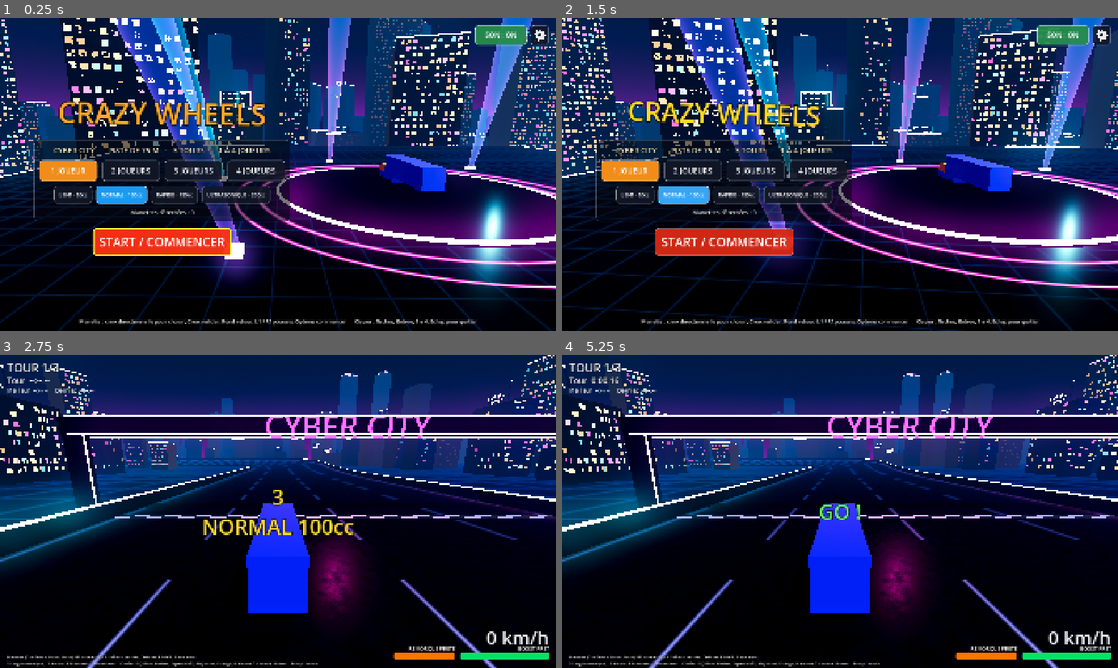
Above: before the commit, frames 1-4 (two rows, left to right).
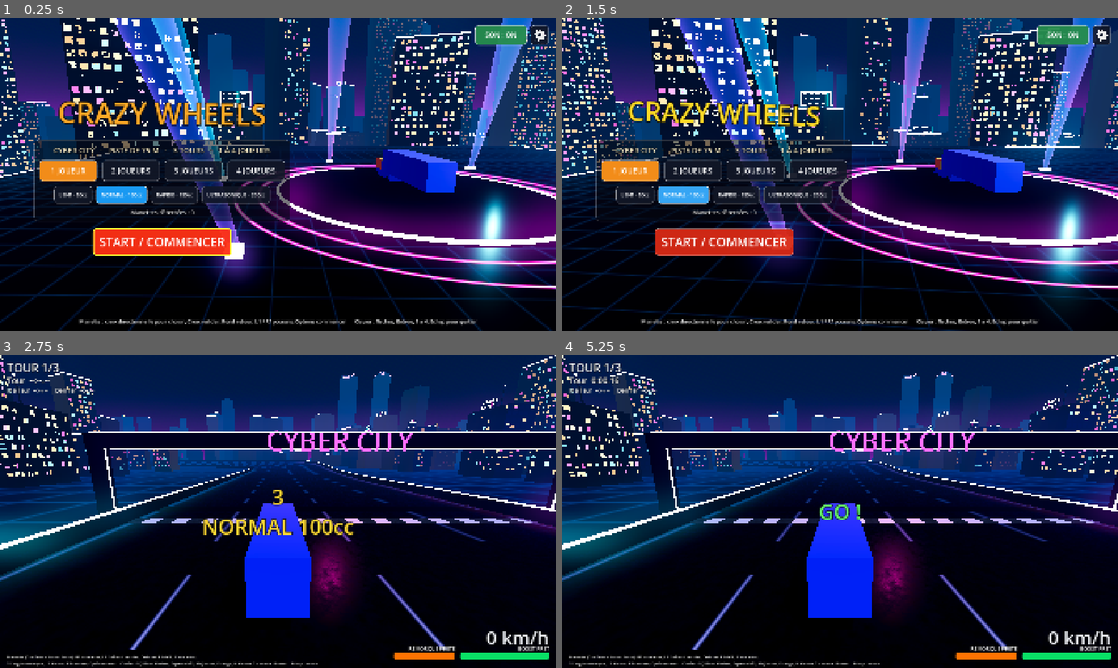
Above: after the commit, the same moments.

Repository: Shoz567/course-camions
Game: Godot game, scene res://ui/main_menu.tscn
The game is run twice, just before and just after one commit, with the same random seed, the same clock (stepped at 60 frames per second) and the same inputs.
Inputs (mouse positions are in pixels of both pictures, inside the frame that each line leads up to):
- Up to frame 1 (0.25 s): no input
- Up to frame 2 (1.5 s): click "NORMAL · 100cc" at 0.5 s; click "NORMAL · 100cc" at 1.25 s
- Up to frame 3 (2.75 s): click "START / COMMENCER" at 2 s
- Up to frame 4 (5.25 s): tap Enter (ui_accept) at 2.75, 3.02, 4.25, 5 s; move the mouse to (962, 495) at 2.77 s; hold D 2.78-3.5 s; tap Space at 2.85 s; click (962, 495) at 2.92 s; drag from (728, 527) to (812, 574) at 3.52 s; move the mouse to (895, 442) at 4.27 s; hold D 4.28-5 s; tap Shift at 4.35 s; drag from (812, 574) to (673, 464) at 5.02 s

The runs differ from the first frame. In frame 1, 0.8% of the frame differs, in the area x 67-83%, y 42-56%; in frame 2, 0.9%; in frame 3, 25%; in frame 4, 26%, in the area x 0-100%, y 0-100%.

Commit message:
vehicule: agrandit les camions de 20 %
Decision du 2026-09-30 : des camions imposants sur la piste de 75 m.
TruckSpec.SCALE = 1,2 ; toutes les cotes du contrat en derivent
(ancrages, roues, debattement, caisses de collision, sellette, centre
de masse) et truck.tscn est aux memes valeurs (truck_scene_test).
Ensemble de 19,7 m. Masse, inertie imposee et reglages inchanges :
metriques de baseline.json identiques a 1 % pres.

Suites : modele ajuste a la nouvelle longueur, camera de poursuite a
28 m (au-dela de la remorque de 16 m), vue cabine, flammes de boost et
showroom a l'echelle ; amortissement de suspension 0,45 -> 0,5 pour
rester stabilise en moins de 60 ticks apres une chute de 2 m
(CLAUDE.md §10). track_01_lap_test : distance camera bornee a 35 m.
VEHICLE_SPEC mis a jour.

Co-Authored-By: Claude Opus 5.5 <noreply@anthropic.com>

Diff:
--- a/game/gameplay/chase_camera.gd
+++ b/game/gameplay/chase_camera.gd
@@ -20,9 +20,9 @@
 
 @export var target: Truck
 ## Distance au pivot, et hauteur du pivot au-dessus du camion.
-## Recul depuis le tracteur : au-dela de la semi-remorque (arriere a 13,4 m).
-@export var distance: float = 24.0
-@export var focus_height: float = 4.0
+## Recul depuis le tracteur : au-dela de la semi-remorque (arriere a 16,1 m).
+@export var distance: float = 28.0
+@export var focus_height: float = 4.8
 ## Plongee de la camera (deg) : assez pour voir par-dessus l'aileron (5,6 m).
 @export var pitch_deg: float = 13.0
 ## Amortissements (1/s) : plus grand = plus raide.
@@ -42,7 +42,7 @@
 @export_group("Vue cabine")
 ## Position de l'oeil dans le repere du camion : dans la cabine, derriere le
 ## pare-brise (cabine de collision : z de -2,9 a -0,7, haut a 3,15 m).
-@export var cockpit_offset: Vector3 = Vector3(0.0, 2.85, -1.8)
+@export var cockpit_offset: Vector3 = Vector3(0.0, 3.42, -2.16)
 @export var cockpit_fov: float = 78.0
 ## Amortissement de l'orientation (1/s) : suit le camion sans les secousses.
 @export var cockpit_damping: float = 18.0
--- a/game/tests/scenes/track_01_lap_test.gd
+++ b/game/tests/scenes/track_01_lap_test.gd
@@ -14,8 +14,8 @@
 ##     jamais MAUVAIS SENS.
 ## Camera :
 ##   - jamais masquee : aucun obstacle entre son pivot et elle ;
-##   - toujours a bonne distance du camion (3 a 30 m : recul au-dela de la
-##     semi-remorque) ;
+##   - toujours a bonne distance du camion (3 a 35 m : recul au-dela de la
+##     semi-remorque de 16 m) ;
 ##   - ne tremble pas : le tremblement est la part HAUTE FREQUENCE de la
 ##     hauteur (ecart a une moyenne glissante de 15 ticks, soit ce qui depasse
 ##     ~4 Hz : pompage, bosses, chocs de reception). Celle de la camera doit
@@ -164,7 +164,7 @@
 			_race_laps[0], _lap_end - 1, 60)
 	check("RaceLaps : jamais MAUVAIS SENS", not _wrong_way)
 	check("camera jamais masquee par la piste", _occluded == 0, "ticks=%d" % _occluded)
-	check("camera a bonne distance (3 .. 30 m)", _cam_dist_min >= 3.0 and _cam_dist_max <= 30.0,
+	check("camera a bonne distance (3 .. 35 m)", _cam_dist_min >= 3.0 and _cam_dist_max <= 35.0,
 		"min=%.1f max=%.1f" % [_cam_dist_min, _cam_dist_max])
 	var hf_truck := high_frequency_rms(_truck_y, 7)
 	var hf_cam := high_frequency_rms(_cam_y, 7)
--- a/game/ui/showroom.gd
+++ b/game/ui/showroom.gd
@@ -11,9 +11,9 @@
 const PLATE_RADIUS := 20.0
 const PLATE_TOP := 0.5
 ## Ecart lateral entre deux camions exposes.
-const SLOT_SPACING := 7.2
+const SLOT_SPACING := 8.0
 ## Centre de l'ensemble semi-remorque (le tracteur est a l'avant, en -Z).
-const RIG_CENTER_Z := 5.3
+const RIG_CENTER_Z := 6.3
 
 @export var turn_speed: float = 0.12        # rad/s
 @export var city_seed: int = 11
--- a/game/vehicles/default_vehicle.tres
+++ b/game/vehicles/default_vehicle.tres
@@ -5,7 +5,7 @@
 [resource]
 script = ExtResource("1")
 suspension_frequency_hz = 1.6
-suspension_damping_ratio = 0.45
+suspension_damping_ratio = 0.5
 inertia_pitch_kgm2 = 19989.0
 inertia_yaw_kgm2 = 16450.0
 inertia_roll_kgm2 = 8338.0
--- a/game/vehicles/truck.tscn
+++ b/game/vehicles/truck.tscn
@@ -10,13 +10,13 @@
 [ext_resource type="Script" path="res://vehicles/truck_vfx.gd" id="8"]
 
 [sub_resource type="BoxShape3D" id="shape_chassis"]
-size = Vector3(2.4, 1, 5.8)
+size = Vector3(2.88, 1.2, 6.96)
 
 [sub_resource type="BoxShape3D" id="shape_cab"]
-size = Vector3(2.4, 1.4, 2.2)
+size = Vector3(2.88, 1.68, 2.64)
 
 [sub_resource type="BoxShape3D" id="shape_trailer"]
-size = Vector3(3, 3.1, 13)
+size = Vector3(3.6, 3.72, 15.6)
 
 [sub_resource type="StandardMaterial3D" id="mat_body"]
 albedo_color = Color(0.85, 0.3, 0.1, 1)
@@ -29,24 +29,24 @@
 
 [sub_resource type="BoxMesh" id="mesh_chassis"]
 material = SubResource("mat_body")
-size = Vector3(2.4, 1, 5.8)
+size = Vector3(2.88, 1.2, 6.96)
 
 [sub_resource type="BoxMesh" id="mesh_cab"]
 material = SubResource("mat_cab")
-size = Vector3(2.4, 1.4, 2.2)
+size = Vector3(2.88, 1.68, 2.64)
 
 [sub_resource type="StandardMaterial3D" id="mat_trailer"]
 albedo_color = Color(0.82, 0.84, 0.88, 1)
 
 [sub_resource type="BoxMesh" id="mesh_trailer"]
 material = SubResource("mat_trailer")
-size = Vector3(3, 3.1, 13)
+size = Vector3(3.6, 3.72, 15.6)
 
 [sub_resource type="CylinderMesh" id="mesh_wheel"]
 material = SubResource("mat_wheel")
-top_radius = 0.55
-bottom_radius = 0.55
-height = 0.4
+top_radius = 0.66
+bottom_radius = 0.66
+height = 0.48
 radial_segments = 24
 
 [node name="Truck" type="RigidBody3D"]
@@ -54,7 +54,7 @@
 collision_mask = 3
 mass = 5000.0
 center_of_mass_mode = 1
-center_of_mass = Vector3(0, 0.8, -0.3)
+center_of_mass = Vector3(0, 0.96, -0.36)
 can_sleep = false
 continuous_cd = true
 contact_monitor = true
@@ -64,35 +64,35 @@
 tuning = ExtResource("2")
 
 [node name="Chassis" type="CollisionShape3D" parent="."]
-transform = Transform3D(1, 0, 0, 0, 1, 0, 0, 0, 1, 0, 1.25, 0)
+transform = Transform3D(1, 0, 0, 0, 1, 0, 0, 0, 1, 0, 1.5, 0)
 shape = SubResource("shape_chassis")
 
 [node name="Cab" type="CollisionShape3D" parent="."]
-transform = Transform3D(1, 0, 0, 0, 1, 0, 0, 0, 1, 0, 2.45, -1.8)
+transform = Transform3D(1, 0, 0, 0, 1, 0, 0, 0, 1, 0, 2.94, -2.16)
 shape = SubResource("shape_cab")
 
 [node name="Trailer" type="CollisionShape3D" parent="."]
-transform = Transform3D(1, 0, 0, 0, 1, 0, 0, 0, 1, 0, 3.35, 6.9)
+transform = Transform3D(1, 0, 0, 0, 1, 0, 0, 0, 1, 0, 4.02, 8.28)
 shape = SubResource("shape_trailer")
 
 [node name="Probe_FL" type="RayCast3D" parent="."]
-transform = Transform3D(1, 0, 0, 0, 1, 0, 0, 0, 1, -1.05, 1, -1.9)
-target_position = Vector3(0, -1.15, 0)
+transform = Transform3D(1, 0, 0, 0, 1, 0, 0, 0, 1, -1.26, 1.2, -2.28)
+target_position = Vector3(0, -1.38, 0)
 script = ExtResource("3")
 
 [node name="Probe_FR" type="RayCast3D" parent="."]
-transform = Transform3D(1, 0, 0, 0, 1, 0, 0, 0, 1, 1.05, 1, -1.9)
-target_position = Vector3(0, -1.15, 0)
+transform = Transform3D(1, 0, 0, 0, 1, 0, 0, 0, 1, 1.26, 1.2, -2.28)
+target_position = Vector3(0, -1.38, 0)
 script = ExtResource("3")
 
 [node name="Probe_RL" type="RayCast3D" parent="."]
-transform = Transform3D(1, 0, 0, 0, 1, 0, 0, 0, 1, -1.05, 1, 1.9)
-target_position = Vector3(0, -1.15, 0)
+transform = Transform3D(1, 0, 0, 0, 1, 0, 0, 0, 1, -1.26, 1.2, 2.28)
+target_position = Vector3(0, -1.38, 0)
 script = ExtResource("3")
 
 [node name="Probe_RR" type="RayCast3D" parent="."]
-transform = Transform3D(1, 0, 0, 0, 1, 0, 0, 0, 1, 1.05, 1, 1.9)
-target_position = Vector3(0, -1.15, 0)
+transform = Transform3D(1, 0, 0, 0, 1, 0, 0, 0, 1, 1.26, 1.2, 2.28)
+target_position = Vector3(0, -1.38, 0)
 script = ExtResource("3")
 
 [node name="Visual" type="Node3D" parent="."]
@@ -101,49 +101,49 @@
 [node name="Body" type="Node3D" parent="Visual"]
 
 [node name="ChassisMesh" type="MeshInstance3D" parent="Visual/Body"]
-transform = Transform3D(1, 0, 0, 0, 1, 0, 0, 0, 1, 0, 1.25, 0)
+transform = Transform3D(1, 0, 0, 0, 1, 0, 0, 0, 1, 0, 1.5, 0)
 mesh = SubResource("mesh_chassis")
 
 [node name="CabMesh" type="MeshInstance3D" parent="Visual/Body"]
-transform = Transform3D(1, 0, 0, 0, 1, 0, 0, 0, 1, 0, 2.45, -1.8)
+transform = Transform3D(1, 0, 0, 0, 1, 0, 0, 0, 1, 0, 2.94, -2.16)
 mesh = SubResource("mesh_cab")
 
 [node name="TrailerPivot" type="Node3D" parent="Visual"]
-transform = Transform3D(1, 0, 0, 0, 1, 0, 0, 0, 1, 0, 1.8, 1.2)
+transform = Transform3D(1, 0, 0, 0, 1, 0, 0, 0, 1, 0, 2.16, 1.44)
 
 [node name="TrailerMesh" type="MeshInstance3D" parent="Visual/TrailerPivot"]
-transform = Transform3D(1, 0, 0, 0, 1, 0, 0, 0, 1, 0, 1.55, 5.7)
+transform = Transform3D(1, 0, 0, 0, 1, 0, 0, 0, 1, 0, 1.86, 6.84)
 mesh = SubResource("mesh_trailer")
 
 [node name="Wheel_FL" type="MeshInstance3D" parent="Visual"]
-transform = Transform3D(0, -1, 0, 1, 0, 0, 0, 0, 1, -1.05, 0.55, -1.9)
+transform = Transform3D(0, -1, 0, 1, 0, 0, 0, 0, 1, -1.26, 0.66, -2.28)
 mesh = SubResource("mesh_wheel")
 
 [node name="Wheel_FR" type="MeshInstance3D" parent="Visual"]
-transform = Transform3D(0, -1, 0, 1, 0, 0, 0, 0, 1, 1.05, 0.55, -1.9)
+transform = Transform3D(0, -1, 0, 1, 0, 0, 0, 0, 1, 1.26, 0.66, -2.28)
 mesh = SubResource("mesh_wheel")
 
 [node name="Wheel_RL" type="MeshInstance3D" parent="Visual"]
-transform = Transform3D(0, -1, 0, 1, 0, 0, 0, 0, 1, -1.05, 0.55, 1.9)
+transform = Transform3D(0, -1, 0, 1, 0, 0, 0, 0, 1, -1.26, 0.66, 2.28)
 mesh = SubResource("mesh_wheel")
 
 [node name="Wheel_RR" type="MeshInstance3D" parent="Visual"]
-transform = Transform3D(0, -1, 0, 1, 0, 0, 0, 0, 1, 1.05, 0.55, 1.9)
+transform = Transform3D(0, -1, 0, 1, 0, 0, 0, 0, 1, 1.26, 0.66, 2.28)
 mesh = SubResource("mesh_wheel")
 
 [node name="Horn" type="AudioStreamPlayer3D" parent="."]
-transform = Transform3D(1, 0, 0, 0, 1, 0, 0, 0, 1, 0, 3.2, -2.5)
+transform = Transform3D(1, 0, 0, 0, 1, 0, 0, 0, 1, 0, 3.84, -3)
 script = ExtResource("5")
 
 [node name="BoostSound" type="AudioStreamPlayer3D" parent="."]
-transform = Transform3D(1, 0, 0, 0, 1, 0, 0, 0, 1, 0, 2, 2)
+transform = Transform3D(1, 0, 0, 0, 1, 0, 0, 0, 1, 0, 2.4, 2.4)
 script = ExtResource("6")
 
 [node name="Cargo" type="Node" parent="."]
 script = ExtResource("7")
 
 [node name="Headlights" type="SpotLight3D" parent="."]
-transform = Transform3D(1, 0, 0, 0, 0.990268, 0.139173, 0, -0.139173, 0.990268, 0, 1.4, -3.3)
+transform = Transform3D(1, 0, 0, 0, 0.990268, 0.139173, 0, -0.139173, 0.990268, 0, 1.68, -3.96)
 light_color = Color(1, 0.94, 0.85, 1)
 light_energy = 3.0
 spot_range = 55.0
--- a/game/vehicles/truck_spec.gd
+++ b/game/vehicles/truck_spec.gd
@@ -6,36 +6,40 @@
 ## le meme commit (CLAUDE.md §8). truck_scene_test verifie que truck.tscn s'y
 ## conforme.
 
-# §2 Gabarit, §3 centre de masse
+# §2 Gabarit : camions agrandis de 20 % (decision du 2026-09-30, presence sur
+# la piste de 75 m). Toutes les cotes ci-dessous sont les cotes de base x SCALE.
+const SCALE := 1.2
+
+# §3 centre de masse (masse inchangee)
 const MASS_KG := 5000.0
-const CENTER_OF_MASS := Vector3(0.0, 0.80, -0.30)
+const CENTER_OF_MASS := Vector3(0.0, 0.80, -0.30) * SCALE
 
 # §4 Roues : ordre FL, FR, RL, RR partout dans le code du camion
 const WHEEL_NAMES: Array[StringName] = [&"Wheel_FL", &"Wheel_FR", &"Wheel_RL", &"Wheel_RR"]
 const PROBE_NAMES: Array[StringName] = [&"Probe_FL", &"Probe_FR", &"Probe_RL", &"Probe_RR"]
 const ANCHORS: Array[Vector3] = [
-	Vector3(-1.05, 1.00, -1.90),
-	Vector3(1.05, 1.00, -1.90),
-	Vector3(-1.05, 1.00, 1.90),
-	Vector3(1.05, 1.00, 1.90),
+	Vector3(-1.05, 1.00, -1.90) * SCALE,
+	Vector3(1.05, 1.00, -1.90) * SCALE,
+	Vector3(-1.05, 1.00, 1.90) * SCALE,
+	Vector3(1.05, 1.00, 1.90) * SCALE,
 ]
-const WHEEL_RADIUS := 0.55
-const WHEEL_WIDTH := 0.40
-const SUSPENSION_TRAVEL := 0.60      # ancrage -> moyeu, debattement max
-const HUB_REST_HEIGHT := 0.55        # hauteur du moyeu au repos
-const RAY_LENGTH := SUSPENSION_TRAVEL + WHEEL_RADIUS   # 1,15 m
+const WHEEL_RADIUS := 0.55 * SCALE
+const WHEEL_WIDTH := 0.40 * SCALE
+const SUSPENSION_TRAVEL := 0.60 * SCALE      # ancrage -> moyeu, debattement max
+const HUB_REST_HEIGHT := 0.55 * SCALE        # hauteur du moyeu au repos
+const RAY_LENGTH := SUSPENSION_TRAVEL + WHEEL_RADIUS   # 1,38 m
 
 # §5 Formes de collision
-const CHASSIS_SIZE := Vector3(2.4, 1.00, 5.8)
-const CHASSIS_CENTER := Vector3(0.0, 1.25, 0.0)
-const CAB_SIZE := Vector3(2.4, 1.40, 2.2)
-const CAB_CENTER := Vector3(0.0, 2.45, -1.8)
+const CHASSIS_SIZE := Vector3(2.4, 1.00, 5.8) * SCALE
+const CHASSIS_CENTER := Vector3(0.0, 1.25, 0.0) * SCALE
+const CAB_SIZE := Vector3(2.4, 1.40, 2.2) * SCALE
+const CAB_CENTER := Vector3(0.0, 2.45, -1.8) * SCALE
 # §5 bis Semi-remorque articulee (caisse du modele de l'equipe, a l'echelle du
-# tracteur) : au repos de z = 0,4 a 13,4 m, de y = 1,8 a 4,9 m. Elle pivote en
-# lacet autour de la sellette (KINGPIN), angle borne par VehicleTuning.
-const TRAILER_SIZE := Vector3(3.0, 3.1, 13.0)
-const TRAILER_CENTER := Vector3(0.0, 3.35, 6.9)
-const KINGPIN := Vector3(0.0, 1.8, 1.2)
+# tracteur) : au repos de z = 0,48 a 16,08 m, de y = 2,16 a 5,88 m. Elle pivote
+# en lacet autour de la sellette (KINGPIN), angle borne par VehicleTuning.
+const TRAILER_SIZE := Vector3(3.0, 3.1, 13.0) * SCALE
+const TRAILER_CENTER := Vector3(0.0, 3.35, 6.9) * SCALE
+const KINGPIN := Vector3(0.0, 1.8, 1.2) * SCALE
 
 # §7 Couches (numeros de couche, 1 = bit 0)
 const LAYER_WORLD := 1
--- a/game/vehicles/truck_vfx.gd
+++ b/game/vehicles/truck_vfx.gd
@@ -48,7 +48,7 @@
 	_left_flame = MeshInstance3D.new()
 	_left_flame.mesh = cone
 	_left_flame.material_override = _flame_mat
-	_left_flame.position = Vector3(-1.15, 3.2, 0.4)
+	_left_flame.position = Vector3(-1.15, 3.2, 0.4) * TruckSpec.SCALE
 	_left_flame.rotation_degrees = Vector3(15.0, 0.0, 0.0)
 	_left_flame.visible = false
 	_left_flame.cast_shadow = GeometryInstance3D.SHADOW_CASTING_SETTING_OFF
@@ -57,7 +57,7 @@
 	_right_flame = MeshInstance3D.new()
 	_right_flame.mesh = cone
 	_right_flame.material_override = _flame_mat
-	_right_flame.position = Vector3(1.15, 3.2, 0.4)
+	_right_flame.position = Vector3(1.15, 3.2, 0.4) * TruckSpec.SCALE
 	_right_flame.rotation_degrees = Vector3(15.0, 0.0, 0.0)
 	_right_flame.visible = false
 	_right_flame.cast_shadow = GeometryInstance3D.SHADOW_CASTING_SETTING_OFF
@@ -67,7 +67,7 @@
 	_boost_light.light_color = Color(0.15, 0.85, 1.0)
 	_boost_light.light_energy = 3.5
 	_boost_light.omni_range = 14.0
-	_boost_light.position = Vector3(0.0, 3.0, 0.6)
+	_boost_light.position = Vector3(0.0, 3.0, 0.6) * TruckSpec.SCALE
 	_boost_light.visible = false
 	_boost_light.shadow_enabled = false
 	add_child(_boost_light)
--- a/game/vehicles/truck_visual.gd
+++ b/game/vehicles/truck_visual.gd
@@ -45,7 +45,7 @@
 ## ne doivent pas dependre d'un fichier hors depot. Un test peut forcer.
 static var load_external_in_headless: bool = false
 
-const SPEC_LENGTH := 5.8
+const SPEC_LENGTH := TruckSpec.CHASSIS_SIZE.z
 const MODEL_ROOT := &"ExternalModel"
 const TRAILER_PIVOT := &"TrailerPivot"
 
Not shown, changed: docs/VEHICLE_SPEC.md
